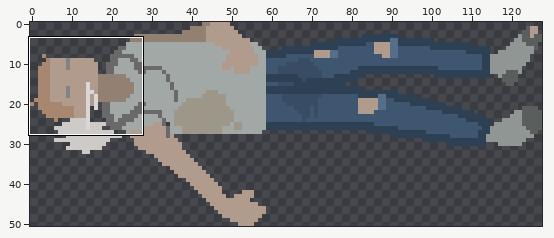
Edited in one commit: sprite sheet (ProyectosSDL/images/muerto.png). Above: a wide view before the commit, with the close-up outlined.
Close-up. Before the commit:
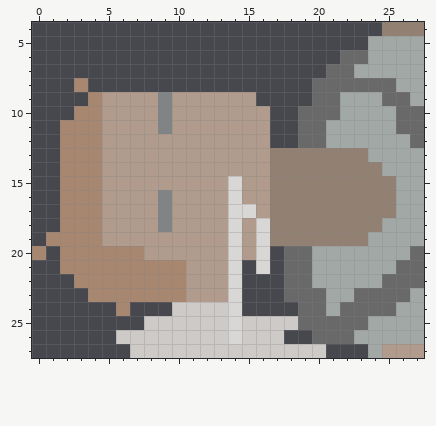
The file is 128x51 pixels. Shown: x 0..27, y 4..27.
The same view after the edit:
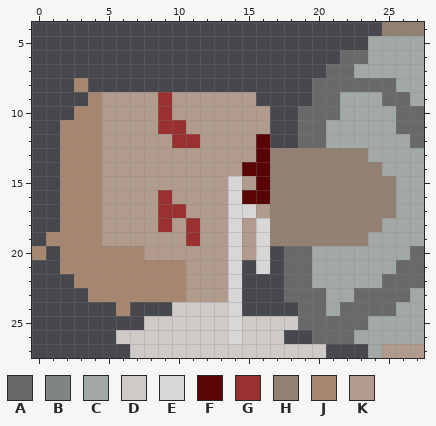
Palette (. is transparent): A #696969  B #818485  C #a2a8a5  D #cecac7  E #d8d7d6  F #5a0505  G #9a3131  H #928073  J #a78770  K #b09b8c
From old to new:
The edit turns colour K into colour F in rows 12 to 13 at x 16; in row 14 at x 15 to 16; in row 15 at x 16; in row 16 at x 15 to 16.
The edit turns colour B into colour G in rows 9 to 11 at x 9; in rows 16 to 18 at x 9.
The edit turns colour K into colour G in row 11 at x 10; in row 12 at x 10 to 11; in row 17 at x 10; in rows 18 to 19 at x 11.
Changed places in both close-ups, as pixel boxes (x1, y1, x2, y2):
changed: (158, 92, 200, 148)
changed: (242, 134, 270, 204)
changed: (158, 190, 200, 246)
